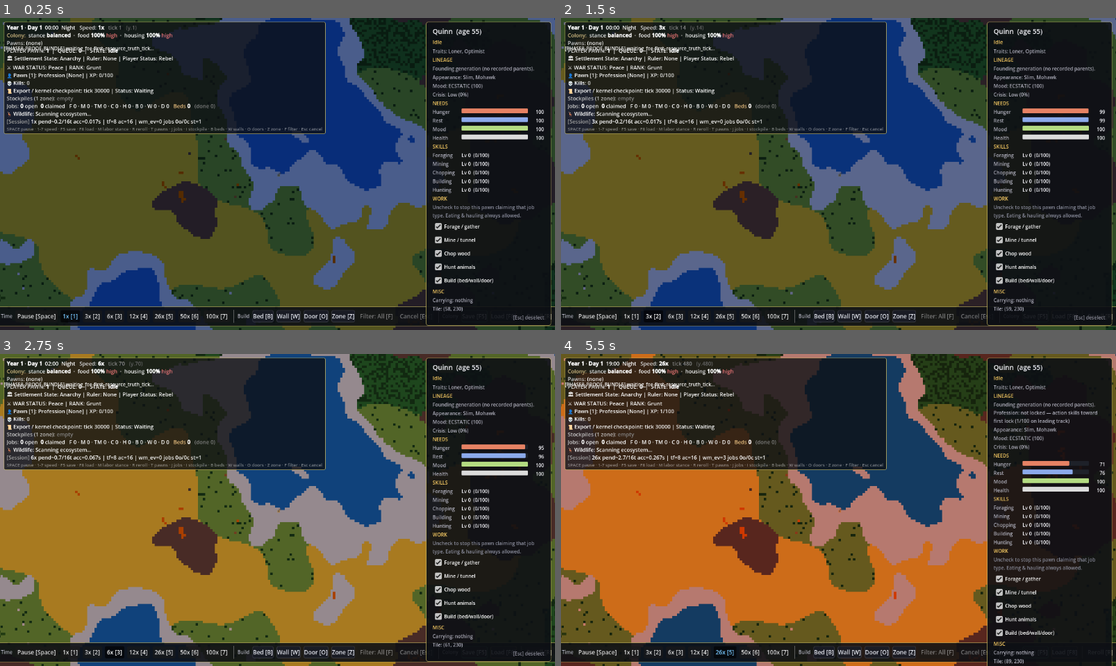
Above: before the commit, frames 1-4 (two rows, left to right).
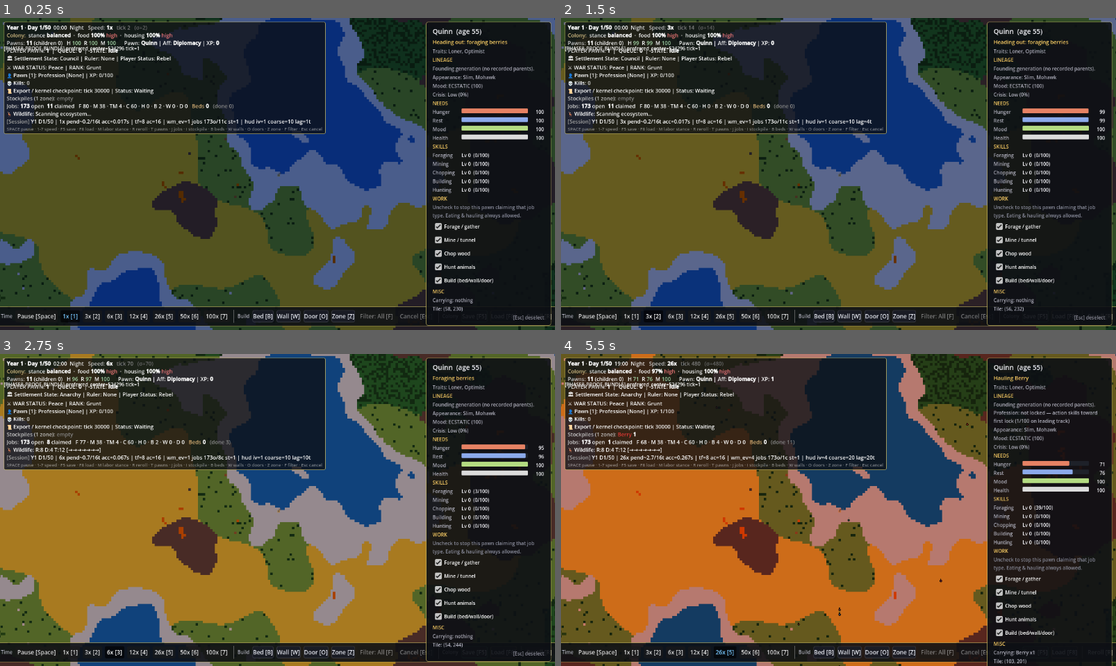
Above: after the commit, the same moments.

Repository: PVAGR/HeelKawn1
Game: Godot game, scene res://scenes/main/Main.tscn
Two runs of this game, one before a commit and one after it. Both use one fixed random seed, a clock stepped at 60 frames per second and the inputs below.
Inputs (mouse positions are in pixels of both pictures, inside the frame that each line leads up to):
- Up to frame 1 (0.25 s): no input
- Up to frame 2 (1.5 s): click "1x [1]" at 0.5 s; click "3x [2]" at 1.25 s
- Up to frame 3 (2.75 s): click "6x [3]" at 2 s
- Up to frame 4 (5.5 s): tap Enter at 2.75, 2.85 s; move the mouse to (960, 494) at 2.77 s; hold Right (ui_right) 2.78-3.5 s; click (960, 494) at 2.92 s; tap Space at 3.02 s; click "12x [4]" at 3.5 s; click "26x [5]" at 4.25 s; drag from (727, 525) to (810, 572) at 5.02 s

The runs differ from the first frame. In frame 1, 1.7% of the frame differs, in the area x 3-92%, y 2-35%; in frame 2, 1.7%; in frame 3, 1.6%; in frame 4, 1.8%, in the area x 3-89%, y 2-100%.
Error before the commit: Parse Error: Cannot call non-static function "_derive_culture_type_v1_for_age()" from the static function "get_culture_type_for_settlement()". (res://autoloads…

Commit message:
Tune HUD refresh cadence and calendar diagnostics.
Align sim-time/day display helpers and add high-speed HUD refresh telemetry for tick-rate validation.

Made-with: Cursor

Diff:
--- a/autoloads/GameManager.gd
+++ b/autoloads/GameManager.gd
@@ -7,7 +7,7 @@
 ## Emitted whenever the speed or pause state changes. UI can listen to update icons.
 signal speed_changed(new_speed: float, is_paused: bool)
 
-## Real seconds per tick at 1x speed. Your brief: 0.1s real = 1 in-game hour.
+## Real seconds per tick at 1x. Must match [member SimTime.TICK_INTERVAL_SECONDS] (autoloads load before [class_name] resolution; keep numerically in sync).
 const TICK_INTERVAL_SECONDS: float = 0.1
 
 ## Allowed speed multipliers. Index into this with set_speed_index(). 12x is the
--- a/autoloads/SettlementPlanner.gd
+++ b/autoloads/SettlementPlanner.gd
@@ -227,7 +227,7 @@
 
 
 ## Deterministic, exclusive: worst survival context wins. Later Ages nudge away from [OPEN] without hard overrides.
-func _derive_culture_type_v1_for_age(
+static func _derive_culture_type_v1_for_age(
 		scar_max: int, reputation_min: int, age_index: int
 ) -> int:
 	var s_eff: int = mini(3, scar_max + int(age_index / 3))
--- a/scenes/main/Main.gd
+++ b/scenes/main/Main.gd
@@ -311,7 +311,19 @@
 		_toolbar.load_requested.connect(_colony_load)
 		_push_zone_filter_label_to_toolbar()
 	if OS.is_debug_build():
-		print("[Main] Scene ready. Tick interval: %.2fs" % GameManager.TICK_INTERVAL_SECONDS)
+		print("[Main] Scene ready. Tick interval: %.2fs (SimTime match: %s)" % [
+			GameManager.TICK_INTERVAL_SECONDS,
+			GameManager.TICK_INTERVAL_SECONDS == SimTime.TICK_INTERVAL_SECONDS,
+		])
+		print(
+				"[Main] Calendar: %d ticks/visual-day · %d ticks/sim-year · %d visual-days/year · kernel checkpoint tick %d"
+				% [
+					SimTime.TICKS_PER_VISUAL_DAY,
+					SimTime.TICKS_PER_SIM_YEAR,
+					SimTime.visual_days_per_sim_year(),
+					SimTime.KERNEL_DIAGNOSTIC_TICK,
+				]
+		)
 	_bootstrap_colony()
 	if _hud != null:
 		_hud.set_player_control_refs(_player_input, _player_pawn)
--- a/scripts/kernel/sim_time.gd
+++ b/scripts/kernel/sim_time.gd
@@ -27,6 +27,17 @@
 	return int(tick % TICKS_PER_SIM_YEAR)
 
 
+## Visual days (day/night cycles) per full sim year — must divide evenly (30000 / 600 = 50).
+static func visual_days_per_sim_year() -> int:
+	return TICKS_PER_SIM_YEAR / TICKS_PER_VISUAL_DAY
+
+
+## 1-based index of the current visual day **within** the current sim year (1 … visual_days_per_sim_year()).
+static func visual_day_within_sim_year(tick: int) -> int:
+	var ytick: int = tick_within_sim_year(tick)
+	return int(ytick / TICKS_PER_VISUAL_DAY) + 1
+
+
 static func divergence_milestone_ticks() -> Array[int]:
 	## Debug summaries at key long-run checkpoints (includes pre-year stress window).
 	return [20000, 30000, 40000]
--- a/scripts/ui/ColonyHUD.gd
+++ b/scripts/ui/ColonyHUD.gd
@@ -2,15 +2,20 @@
 extends CanvasLayer
 
 ## Always-on heads-up display rendered in screen space (CanvasLayer = doesn't
-## move with the camera). Refreshes every game tick so the numbers stay live
-## without paying for a per-frame UI update at high speeds.
+## move with the camera). Refreshes on deterministic tick cadence with
+## high-speed throttling, so numbers stay live without per-frame UI churn.
 ##
 ## Reads pawn list from PawnSpawner, stockpile from World, time + speed from
 ## GameManager, and job counts from JobManager (autoload).
 
 const REFRESH_EVERY_N_TICKS: int = 1
+const REFRESH_EVERY_N_TICKS_FAST: int = 2
+const REFRESH_EVERY_N_TICKS_ULTRA: int = 4
+const REFRESH_EVERY_N_TICKS_EXTREME: int = 6
+const REFRESH_EVERY_N_TICKS_MAX: int = 8
 const WILDLIFE_SAMPLE_EVERY_TICKS: int = 20
 const WILDLIFE_HISTORY_SIZE: int = 8
+const SHOW_REFRESH_DIAG: bool = true
 
 const PANEL_BG: Color = Color(0.05, 0.06, 0.08, 0.78)
 const PANEL_BORDER: Color = Color(0.85, 0.78, 0.40, 0.70)
@@ -43,6 +48,9 @@
 var _player_input_buffer: PlayerInputBuffer = null
 var _player_pawn: Pawn = null
 var _hud_dirty: bool = true
+var _last_refresh_stride: int = REFRESH_EVERY_N_TICKS
+var _last_coarse_gate: int = 10
+var _last_refresh_tick: int = 0
 
 
 func _ready() -> void:
@@ -105,17 +113,16 @@
 	if tick % WILDLIFE_SAMPLE_EVERY_TICKS == 0:
 		_sample_wildlife(tick)
 		_hud_dirty = true
-	var refresh_stride: int = REFRESH_EVERY_N_TICKS
-	if GameManager.game_speed >= 26.0:
-		refresh_stride = 4
-	elif GameManager.game_speed >= 12.0:
-		refresh_stride = 2
-	var coarse: int = 10 if GameManager.game_speed < 12.0 else 20
+	var refresh_stride: int = _refresh_stride_for_speed(GameManager.game_speed)
+	var coarse: int = _coarse_gate_for_speed(GameManager.game_speed)
+	_last_refresh_stride = refresh_stride
+	_last_coarse_gate = coarse
 	if tick % coarse != 0 and not _hud_dirty:
 		return
 	if tick % refresh_stride == 0:
 		_refresh()
 		_hud_dirty = false
+		_last_refresh_tick = tick
 
 
 func _on_speed_changed(_s: float, _p: bool) -> void:
@@ -245,17 +252,18 @@
 
 func _time_line() -> String:
 	var tick: int = GameManager.tick_count
-	var day_len: int = DayNightCycle.TICKS_PER_DAY
-	var day: int = int(tick / float(day_len)) + 1
+	var day_len: int = SimTime.TICKS_PER_VISUAL_DAY
 	var phase: float = float(tick % day_len) / float(day_len)
 	var phase_name: String = _phase_name(phase)
 	var speed_str: String = "PAUSED" if GameManager.is_paused else "%dx" % int(GameManager.game_speed)
-	# In-game hour estimate: 24 in-game hours per visual day cycle.
+	# In-game hour estimate: 24 notional hours across one visual day cycle (see docs/TIME_SCALE.md).
 	var hour: int = int(phase * 24.0) % 24
 	var year_n: int = SimTime.sim_year_index(tick)
 	var y_tick: int = SimTime.tick_within_sim_year(tick)
-	return "[b]Year %d[/b] · [b]Day %d[/b]  %02d:00  %s   [color=#cccccc]Speed:[/color] [b]%s[/b]   [color=#888888]tick %d[/color]   [color=#666666](y.%d)[/color]" % [
-		year_n, day, hour, phase_name, speed_str, tick, y_tick,
+	var day_in_year: int = SimTime.visual_day_within_sim_year(tick)
+	var days_per_y: int = SimTime.visual_days_per_sim_year()
+	return "[b]Year %d[/b] · [b]Day %d/%d[/b]  %02d:00  %s   [color=#cccccc]Speed:[/color] [b]%s[/b]   [color=#888888]tick %d[/color]   [color=#666666](σ+%d)[/color]" % [
+		year_n, day_in_year, days_per_y, hour, phase_name, speed_str, tick, y_tick,
 	]
 
 
@@ -444,9 +452,16 @@
 	var q: float = float(d.get("queued_ticks_est", 0.0))
 	var acc_cap: int = int(d.get("max_accumulated_ticks", 16))
 	var tpf: int = int(d.get("max_ticks_per_frame", 8))
-	return (
-		"[color=#9e9e9e][Session][/color] %.0fx pend~%.1f/%dt acc=%.3fs | tf=%d ac=%d | wm_ev=%d jobs %do/%dc st=%d"
+	var tick_n: int = int(d.get("tick_count", 0))
+	var cal: String = "Y%d D%d/%d" % [
+		SimTime.sim_year_index(tick_n),
+		SimTime.visual_day_within_sim_year(tick_n),
+		SimTime.visual_days_per_sim_year(),
+	]
+	var base: String = (
+		"[color=#9e9e9e][Session][/color] %s | %.0fx pend~%.1f/%dt acc=%.3fs | tf=%d ac=%d | wm_ev=%d jobs %do/%dc st=%d"
 		% [
+			cal,
 			float(d.get("speed", 1.0)),
 			q,
 			acc_cap,
@@ -459,6 +474,30 @@
 			settlements_n,
 		]
 	)
+	if not SHOW_REFRESH_DIAG:
+		return base
+	var lag: int = max(0, tick_n - _last_refresh_tick)
+	return "%s | hud iv=%d coarse=%d lag=%dt" % [base, _last_refresh_stride, _last_coarse_gate, lag]
+
+
+func _refresh_stride_for_speed(speed: float) -> int:
+	if speed >= 100.0:
+		return REFRESH_EVERY_N_TICKS_MAX
+	if speed >= 50.0:
+		return REFRESH_EVERY_N_TICKS_EXTREME
+	if speed >= 26.0:
+		return REFRESH_EVERY_N_TICKS_ULTRA
+	if speed >= 12.0:
+		return REFRESH_EVERY_N_TICKS_FAST
+	return REFRESH_EVERY_N_TICKS
+
+
+func _coarse_gate_for_speed(speed: float) -> int:
+	if speed >= 50.0:
+		return 30
+	if speed >= 12.0:
+		return 20
+	return 10
 
 
 func _kill_line() -> String:
--- a/scripts/world/DayNightCycle.gd
+++ b/scripts/world/DayNightCycle.gd
@@ -30,7 +30,10 @@
 		_last_day = day
 		var display_day: int = day + 1
 		if _should_log_day_rollover(display_day):
-			print("[DayNight] Day %d begins (tick %d)" % [display_day, tick])
+			var yr: int = SimTime.sim_year_index(tick)
+			var din: int = SimTime.visual_day_within_sim_year(tick)
+			var dmx: int = SimTime.visual_days_per_sim_year()
+			print("[DayNight] Year %d · Day %d/%d begins (tick %d)" % [yr, din, dmx, tick])
 
 
 func _should_log_day_rollover(display_day: int) -> bool:
Not shown, added: scripts/kernel/sim_time.gd.uid
